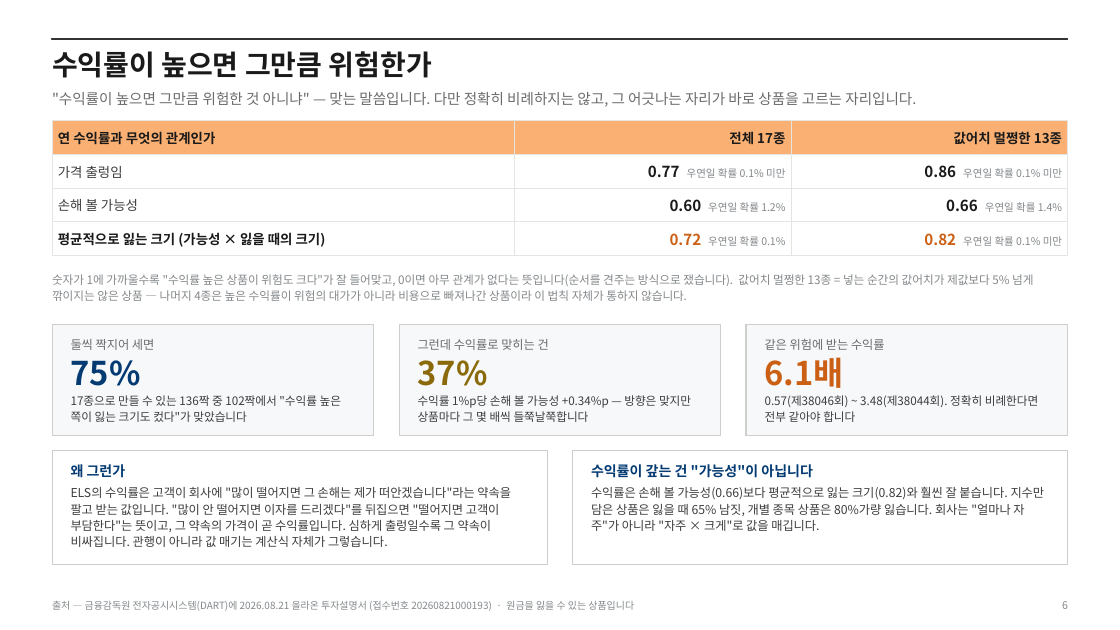
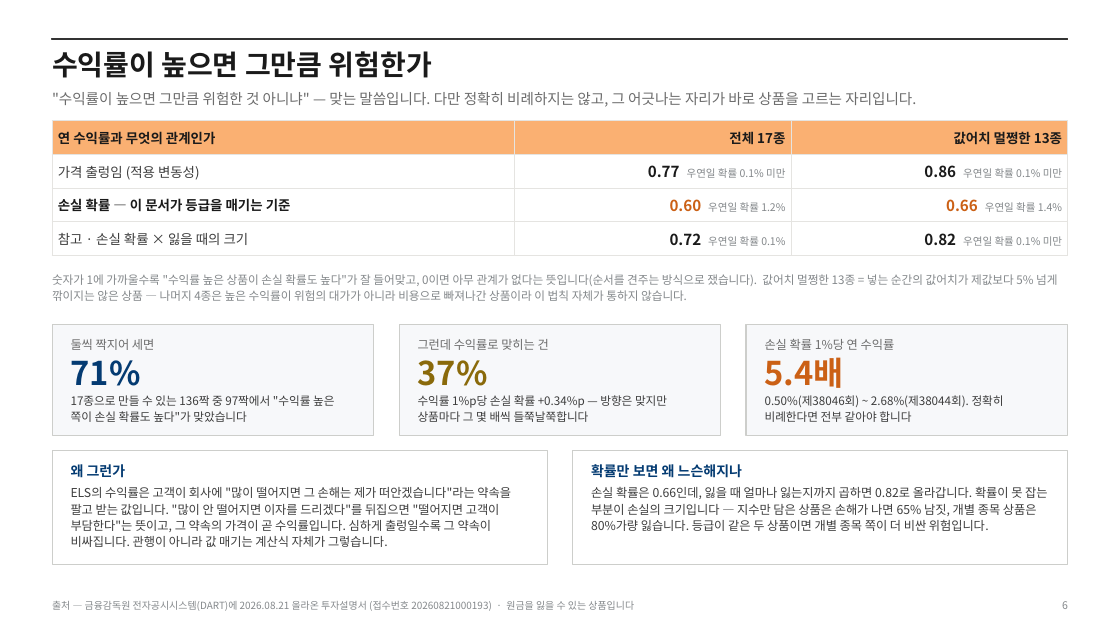
Before and after one commit to hanaroline/work_1, a slide deck: slide 6 of els-proposal.pptx. Drawn at 1120x630 pixels with LibreOffice and Linux fonts; fonts in the diff are those of the drawing. Boxes give left, top, right and bottom in pixels: in the first picture for what was removed or moved away, otherwise in the second. Text is boxed around its words. In the diff, an @@ line names an element or a change of style, - is before the commit and + after.

```diff
--- a/els-proposal.pptx
+++ b/els-proposal.pptx
@@ table at (52, 121, 1068, 250) @@
-row 2, column 1: 가격 출렁임
+row 2, column 1: 가격 출렁임 (적용 변동성)
-row 3, column 1: 손해 볼 가능성
+row 3, column 1: 손실 확률 — 이 문서가 등급을 매기는 기준
-row 4, column 1: 평균적으로 잃는 크기 (가능성 × 잃을 때의 크기)
+row 4, column 1: 참고 · 손실 확률 × 잃을 때의 크기
@@ text colour #1A1A1A to #CB6015 in "0.60", "0.66" @@
@@ text colour #CB6015 to #1A1A1A in "0.72", "0.82" @@
@@ text at (52, 274, 1057, 301): text changed @@
-숫자가 1에 가까울수록 "수익률 높은 상품이 위험도 크다"가 잘 들어맞고, 0이면 아무 관계가 없다는 뜻입니다(순서를 견주는 방식으로 쟀습니다). 값어치 멀쩡한 13종 = 넣는 순간의 값어치가 제값보다 5% 넘게 깎이지는 않은 상품 — 나머지 4종은 높은 수익률이 위험의 대가가 아니라 비용으로 빠져나간 상품이라 이 법칙 자체가 통하지 않습니다.
+숫자가 1에 가까울수록 "수익률 높은 상품이 손실 확률도 높다"가 잘 들어맞고, 0이면 아무 관계가 없다는 뜻입니다(순서를 견주는 방식으로 쟀습니다). 값어치 멀쩡한 13종 = 넣는 순간의 값어치가 제값보다 5% 넘게 깎이지는 않은 상품 — 나머지 4종은 높은 수익률이 위험의 대가가 아니라 비용으로 빠져나간 상품이라 이 법칙 자체가 통하지 않습니다.
@@ text at (765, 339, 895, 350): text changed @@
-같은 위험에 받는 수익률
+손실 확률 1%당 연 수익률
@@ text at (765, 357, 844, 388): text changed @@
-6.1배
+5.4배
@@ text at (71, 360, 141, 386): text changed @@
-75%
+71%
@@ text at (71, 395, 334, 422): text changed @@
-17종으로 만들 수 있는 136짝 중 102짝에서 "수익률 높은 쪽이 잃는 크기도 컸다"가 맞았습니다
+17종으로 만들 수 있는 136짝 중 97짝에서 "수익률 높은 쪽이 손실 확률도 높다"가 맞았습니다
@@ text at (418, 395, 667, 422): text changed @@
-수익률 1%p당 손해 볼 가능성 +0.34%p — 방향은 맞지만 상품마다 그 몇 배씩 들쭉날쭉합니다
+수익률 1%p당 손실 확률 +0.34%p — 방향은 맞지만 상품마다 그 몇 배씩 들쭉날쭉합니다
@@ text at (765, 395, 1004, 422): text changed @@
-0.57(제38046회) ~ 3.48(제38044회). 정확히 비례한다면 전부 같아야 합니다
+0.50%(제38046회) ~ 2.68%(제38044회). 정확히 비례한다면 전부 같아야 합니다
@@ text at (591, 463, 742, 481): text changed @@
-수익률이 갚는 건 "가능성"이 아닙니다
+확률만 보면 왜 느슨해지나
@@ text at (591, 487, 1047, 531): text changed @@
-수익률은 손해 볼 가능성(0.66)보다 평균적으로 잃는 크기(0.82)와 훨씬 잘 붙습니다. 지수만 담은 상품은 잃을 때 65% 남짓, 개별 종목 상품은 80%가량 잃습니다. 회사는 "얼마나 자주"가 아니라 "자주 × 크게"로 값을 매깁니다.
+손실 확률은 0.66인데, 잃을 때 얼마나 잃는지까지 곱하면 0.82로 올라갑니다. 확률이 못 잡는 부분이 손실의 크기입니다 — 지수만 담은 상품은 손해가 나면 65% 남짓, 개별 종목 상품은 80%가량 잃습니다. 등급이 같은 두 상품이면 개별 종목 쪽이 더 비싼 위험입니다.
```
Also in this commit, not shown: 1 other slide changed, 5 other files.
